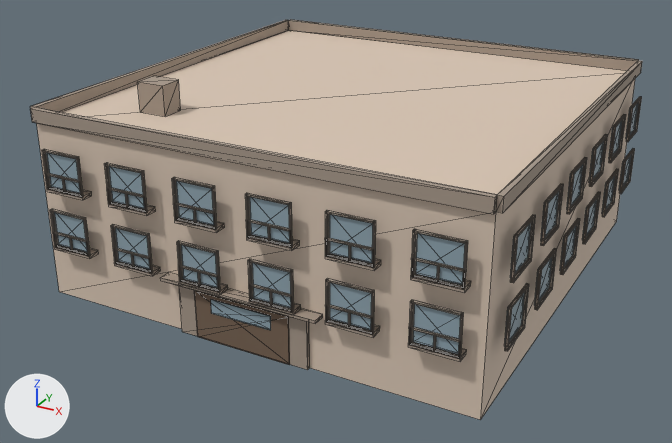
An edit to the glTF model public/buildings/residential_3x3_a.glb, drawn before and after from the same camera.
Camera for both pictures: a camera (50 mm lens) standing at (32.3, -29.8, 22.1) and looking at (10.8, 9.4, 2.5). Lighting does not change. The marker at lower left points along +X, +Y and +Z. The older version comes first. Mesh edges are drawn as thin lines. Vertices at exactly the same position are counted once.

Names of what the first picture shows: 'residential_3x3_a_0'.
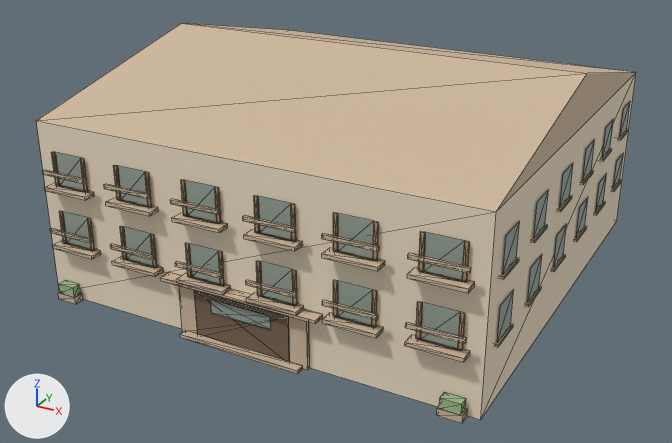
What differs and where, as boxes (x1, y1, x2, y2) in the pictures (672 x 443 px):
'residential_3x3_a_0', recoloured, reshaped
    before: (30, 20, 642, 420)
    after: (36, 23, 636, 423)
part 1 of me_residential_3x3_a_0, rebuilt
    before: (114, 261, 161, 276)
    after: (112, 257, 163, 277)
part 2 of me_residential_3x3_a_0, deleted
    before: (42, 76, 642, 362)
part 3 of me_residential_3x3_a_0, cut back
    before: (30, 20, 642, 216)
    after: (42, 102, 630, 423)
part 4 of me_residential_3x3_a_0, added (beige)
    after: (36, 23, 636, 212)

What the commit changed:
Material 'residential_3x3_a_wall' (mat_residential_3x3_a_wall) changes colour from beige #dac7b5 to beige #ebddc4; in linear values from (0.7, 0.57, 0.46) to (0.83, 0.72, 0.55).
Material 'residential_3x3_a_glass' (mat_residential_3x3_a_glass) changes colour from greyish blue #90a6b1 to grey #97a499; in linear values from (0.28, 0.38, 0.44) to (0.31, 0.37, 0.32).
Material 'residential_3x3_a_trim' (mat_residential_3x3_a_trim) changes colour from beige #a7988a to beige #ceb89e; in linear values from (0.385, 0.314, 0.253) to (0.62, 0.48, 0.34).
Material 'residential_3x3_a_awning' (mat_residential_3x3_a_awning) is new.
Its base color is (0.35, 0.49, 0.26) (greyish green #a0ba8b).
Its roughness is 0.85.
Material 'residential_3x3_a_sign' (mat_residential_3x3_a_sign) is new.
Its base color is (0.46, 0.29, 0.16) (brown #b5936f).
Its roughness is 0.85.
me_residential_3x3_a_0 is used by ob_residential_3x3_a_0; location (0.0, 0.0, 0.0).
me_residential_3x3_a_0 had 2468 vertices, 3720 faces and spanned x -0.6..23.1, y -0.6..23.1, z 0.0..10.5.
me_residential_3x3_a_0 now has 1042 vertices, 1374 faces and spans x -0.2..22.7, y -0.6..22.7, z 0.0..11.5.
me_residential_3x3_a_0 part 1: the loose piece of 8 vertices spanning x 4.5..6.7, y -0.6..0.0, z 2.8..3.0 is rebuilt with 8 vertices and now spans x 4.4..6.9, y -0.6..0.0, z 2.8..3.0.
me_residential_3x3_a_0 part 2: 299 loose pieces with 2392 vertices, spanning x -0.6..23.1, y -0.6..23.1, z 2.8..10.5, are deleted.
me_residential_3x3_a_0 part 3: 28 vertices removed from x -0.2..22.8, y -0.6..22.8, z 5.8..9.6; 896 vertices added at x -0.2..22.7, y -0.6..22.7, z 0.0..7.7.
me_residential_3x3_a_0 part 4: 2 vertices added at x 0.0..22.5, y 11.2, z 11.5.
Other edits to the shape of me_residential_3x3_a_0 do not show in these pictures.
me_residential_3x3_a_0 gains material mat_residential_3x3_a_sign (brown #b5936f).
me_residential_3x3_a_0 gains material mat_residential_3x3_a_awning (greyish green #a0ba8b).
